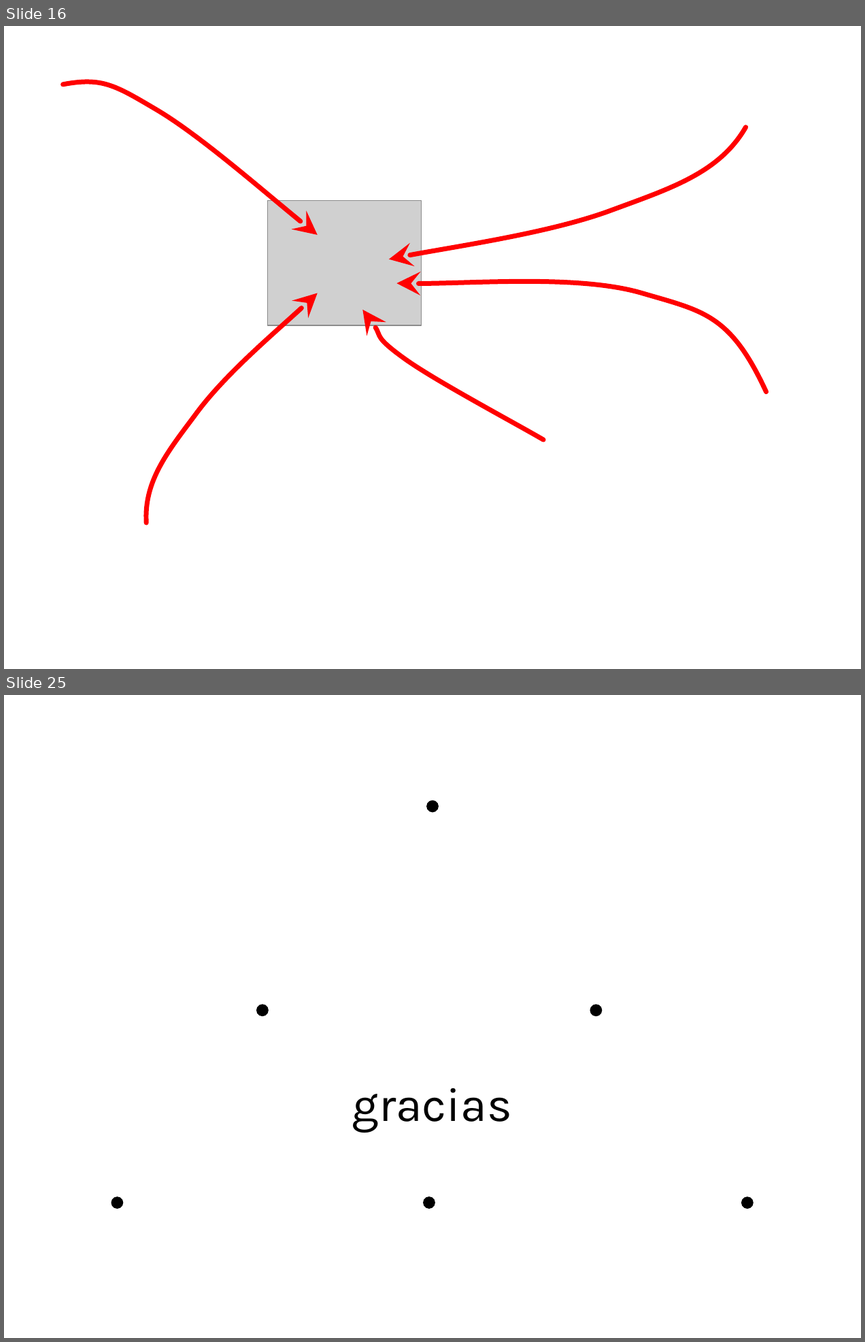
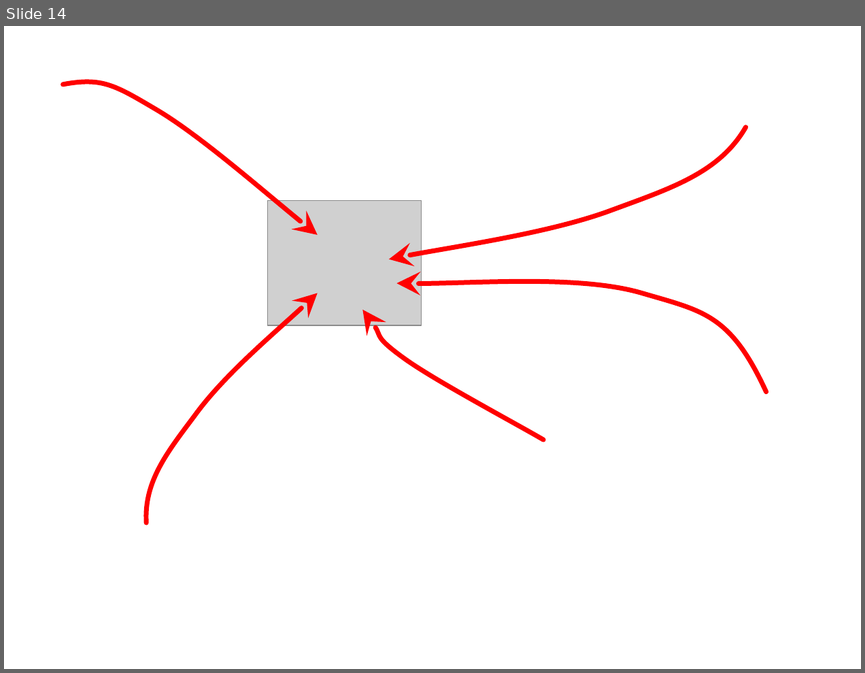
Before and after one commit to adapar-presentations/coloquio-3, a slide deck: powerpoint/tres-lemas.pptx. Shown one above the other, each under a label of ours: slides 16 and 25 before the commit, slide 14 after it; the slides between them are not shown. The pictures are 865x1342 and 865x673 pixels, drawn with LibreOffice and Linux fonts; fonts in the diff are those of the drawing; grey boxes stand for pictures. Boxes give left, top, right and bottom in pixels: in the first picture for what was removed or moved away, otherwise in the second. Text is boxed around its words. In the diff, an @@ line names an element or a change of style, - is before the commit and + after.

```diff
--- a/powerpoint/tres-lemas.pptx
+++ b/powerpoint/tres-lemas.pptx
@@ slide 25 removed at bbox=[4, 695, 861, 1338], background #FFFFFF @@
@@ ellipse removed at bbox=[426, 800, 439, 813] @@
@@ ellipse removed at bbox=[256, 1004, 268, 1016] @@
@@ ellipse removed at bbox=[590, 1004, 602, 1016] @@
@@ title removed at bbox=[352, 1087, 512, 1132] @@
-gracias
@@ ellipse removed at bbox=[111, 1196, 123, 1208] @@
@@ ellipse removed at bbox=[423, 1196, 435, 1208] @@
@@ ellipse removed at bbox=[741, 1196, 753, 1208] @@
@@ what was slide 16 is now slide 14 @@
```
Also in this commit, not shown: 4 slides changed, 11 slides added, 10 other slides removed.
